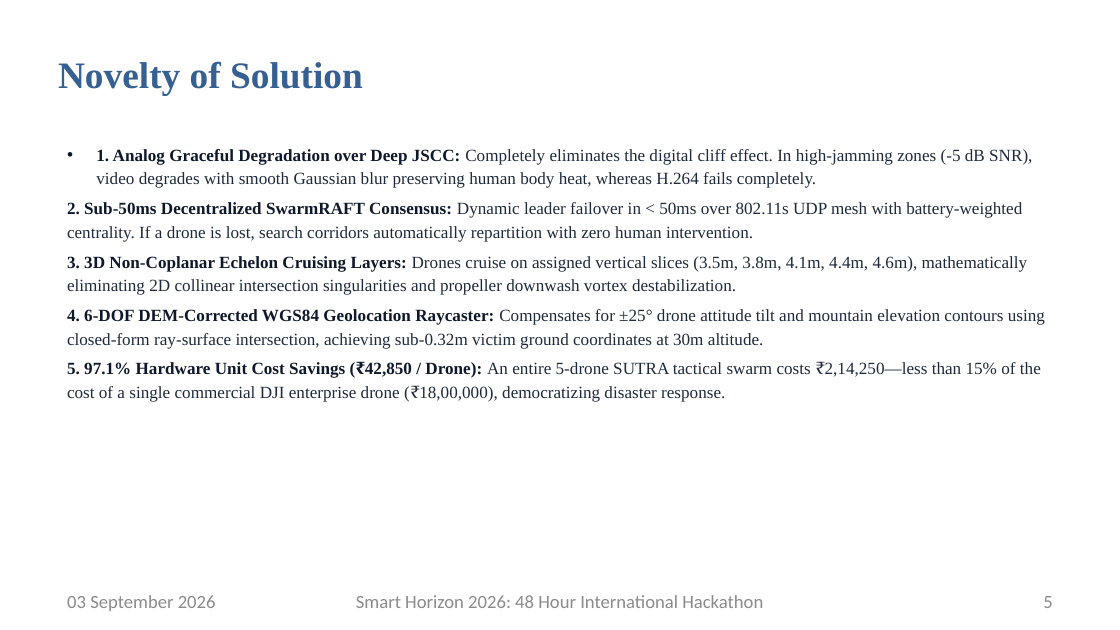
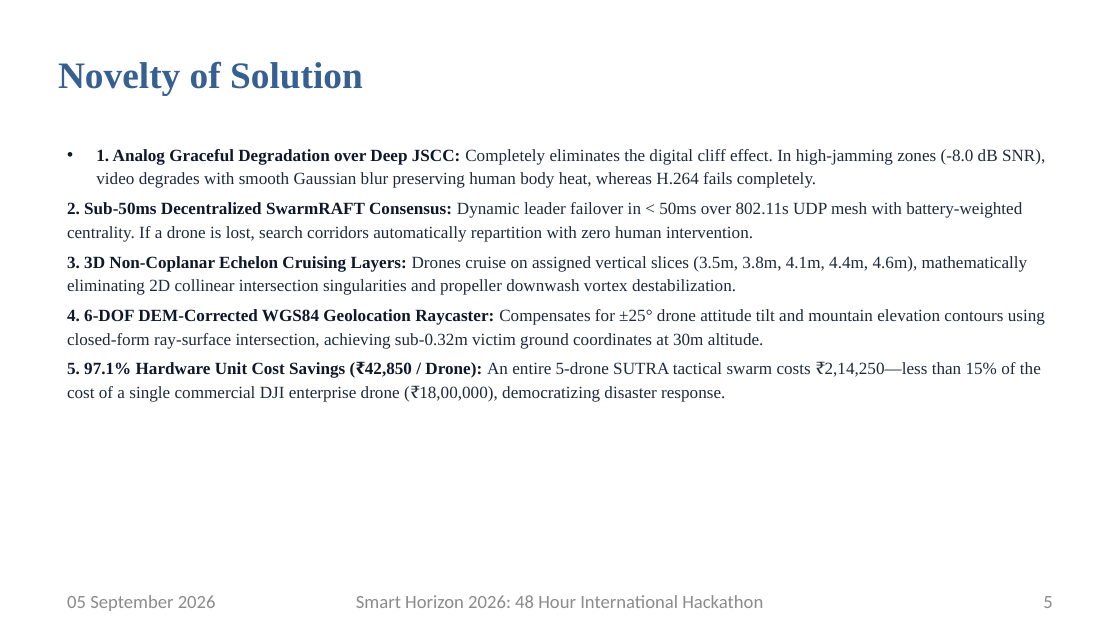
Before and after one commit to nikhil49023/SUTRA, a slide deck: slide 5 of Smart_Horizon_2026_SUTRA_Grand_Finale_Pitch.pptx. Drawn at 1120x630 pixels with LibreOffice and Linux fonts; fonts in the diff are those of the drawing; background and template pictures are left out. Boxes give left, top, right and bottom in pixels: in the first picture for what was removed or moved away, otherwise in the second. Text is boxed around its words. In the diff, an @@ line names an element or a change of style, - is before the commit and + after.

```diff
--- a/Smart_Horizon_2026_SUTRA_Grand_Finale_Pitch.pptx
+++ b/Smart_Horizon_2026_SUTRA_Grand_Finale_Pitch.pptx
@@ text at (96, 149, 1045, 188): text changed @@
-• 1. Analog Graceful Degradation over Deep JSCC: Completely eliminates the digital cliff effect. In high-jamming zones (-5 dB SNR), video degrades with smooth Gaussian blur preserving human body heat, whereas H.264 fails completely.
+• 1. Analog Graceful Degradation over Deep JSCC: Completely eliminates the digital cliff effect. In high-jamming zones (-8.0 dB SNR), video degrades with smooth Gaussian blur preserving human body heat, whereas H.264 fails completely.
@@ text at (67, 595, 216, 611): text changed @@
-03 September 2026
+05 September 2026
```
Also in this commit, not shown: 12 other slides changed, 2 other files.
